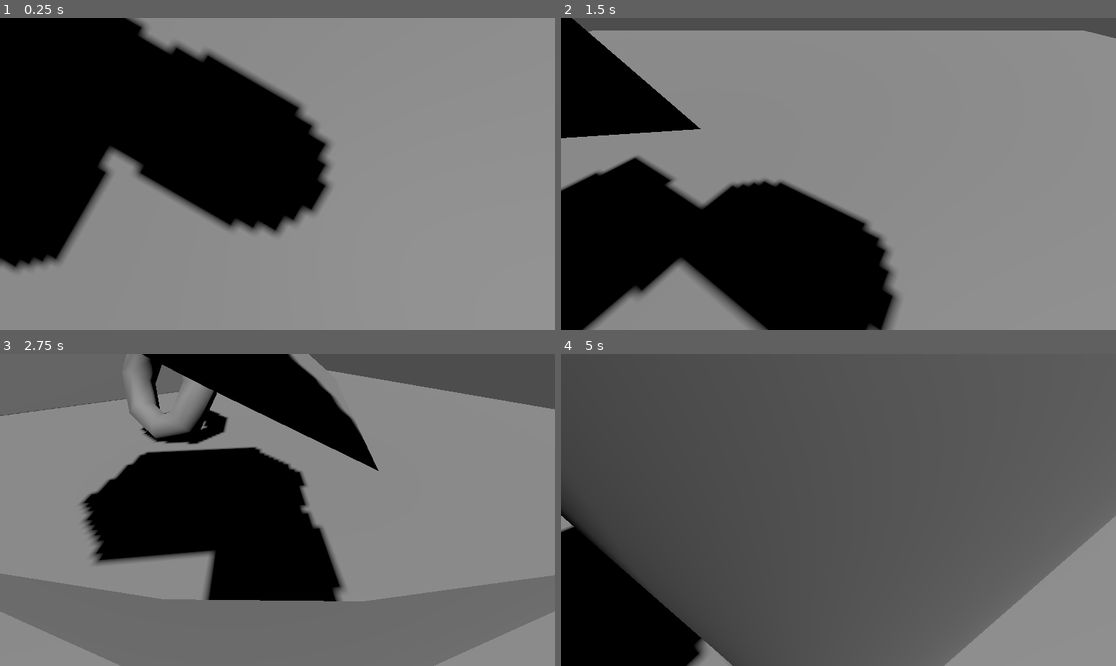
Above: before the commit, frames 1-4 (two rows, left to right).
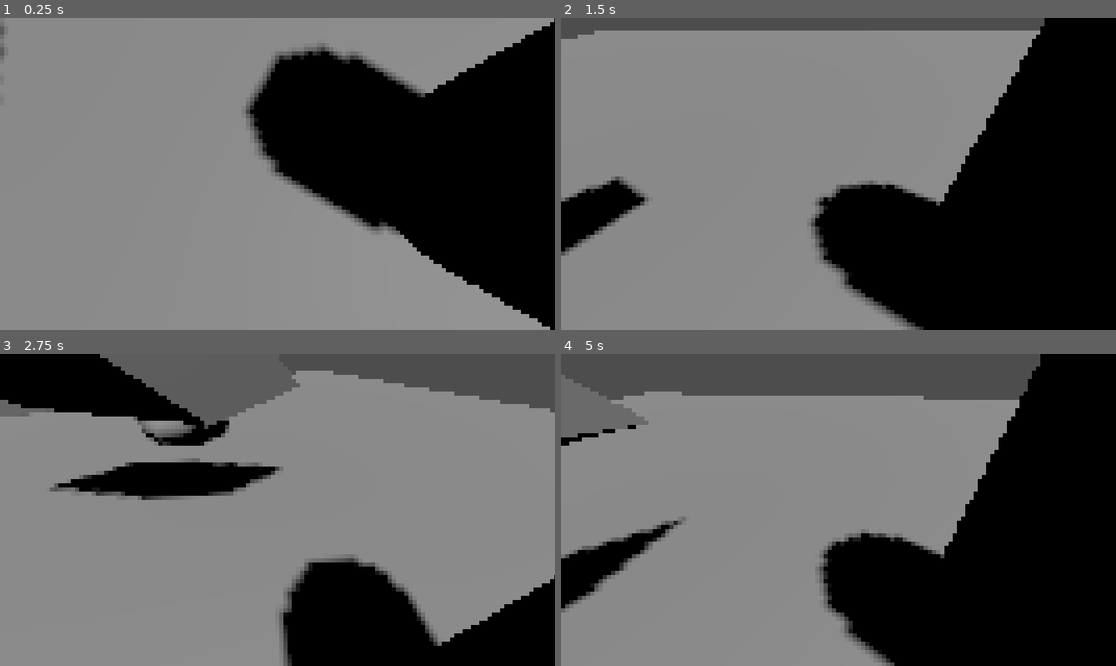
Above: after the commit, the same moments.

Repository: aturtl/noise-jam
Game: Godot game, scene res://world.tscn
Two runs of this game, one before a commit and one after it. Both use one fixed random seed, a clock stepped at 60 frames per second and the inputs below.
Inputs:
- Up to frame 1 (0.25 s): no input
- Up to frame 2 (1.5 s): tap S (move_b) at 0.6 s; tap Space (jump) at 0.77 s; tap W (move_f) at 1.35 s
- Up to frame 3 (2.75 s): tap Space (jump) at 1.52 s; tap A (move_l) at 2.1 s
- Up to frame 4 (5 s): tap D (move_r) at 2.85 s; tap Space (jump) at 3.02, 3.77, 4.52 s; tap S (move_b) at 3.6 s; tap W (move_f) at 4.35 s

The runs differ from the first frame. In frame 1, 59% of the frame differs, in the area x 0-100%, y 0-100%; in frame 2, 56%; in frame 3, 49%; in frame 4, 87%.

Commit message:
scuffed x2 the sequel

Diff:
--- a/basis_test.gd
+++ b/basis_test.gd
@@ -16,6 +16,10 @@
 
 @export var disable_add: bool
 @export var add_factor: float = 0
+
+@export var d1:Basis = Basis.IDENTITY
+@export var d2:Basis = Basis.IDENTITY
+@export var d3:Basis = Basis.IDENTITY
 
 var add:float = 0
 
@@ -45,6 +49,10 @@
 	if disable_y_change: ry = Basis()
 	if disable_z_change: rz = Basis()
 
-	t2 = Basis(Vector3(2,1,0),Vector3(0,.5,1),Vector3(0,0,1))*rx*ry*rz*t.basis
+	#var d1 = Basis(Vector3(2,1,0),Vector3(0,.5,1),Vector3(0,0,1)).orthonormalized()
+	#var d2 = Basis(Vector3(1,2,0),Vector3(1,1,1),Vector3(1,0,1)).orthonormalized()
+	#var d3 = Basis(Vector3(1,1,0),Vector3(0,1,0),Vector3(0,0,1)).orthonormalized()
+
+	t2 = d1*d2*d3*rx*ry*rz*t.basis
 
 	transform.basis = t2
--- /dev/null
+++ b/glitch.gdshader
@@ -0,0 +1,29 @@
+shader_type spatial;
+render_mode unshaded, fog_disabled;
+
+uniform sampler2D screen_texture : hint_screen_texture;
+uniform float pixel_size : hint_range(0.0, 100.0, 2.0) = 4.0;
+uniform float offset : hint_range(0.0, 20.0, .00001) = 1.0;
+
+void vertex() {
+	// Called for every vertex the material is visible on.
+	POSITION = vec4(VERTEX.xy, 1.0, 1.0);
+}
+
+void fragment() {
+	// Called for every pixel the material is visible on.
+	vec2 texel_size = vec2(textureSize(screen_texture, 0));
+	vec2 pixel_count = texel_size / pixel_size;
+
+	vec2 pixel_uv = floor(SCREEN_UV * pixel_count) /  pixel_count;
+	float color_r = texture(screen_texture, pixel_uv).r;
+	float color_g = texture(screen_texture, (pixel_uv - offset)).g;
+	float color_b = texture(screen_texture, (pixel_uv + offset)).b;
+
+	ALBEDO = vec3(color_r,color_g,color_b);
+}
+
+void light() {
+	// Called for every pixel for every light affecting the material.
+	// Uncomment to replace the default light processing function with this one.
+}
--- a/world.tscn
+++ b/world.tscn
@@ -1,9 +1,21 @@
-[gd_scene load_steps=7 format=3 uid="uid://cxrvy73smkv3v"]
+[gd_scene load_steps=10 format=3 uid="uid://cxrvy73smkv3v"]
 
 [ext_resource type="Script" uid="uid://lq4oqqtavrxk" path="res://Player.gd" id="1_f3sb7"]
 [ext_resource type="Script" uid="uid://dr1h5vc5gxq3a" path="res://WatchPlayer.gd" id="1_fj7yv"]
 [ext_resource type="Script" uid="uid://c1ndawyirmaft" path="res://matrixRotationTest.gd" id="3_tlwt5"]
 [ext_resource type="Script" uid="uid://bmsngfwt4k7s4" path="res://basis_test.gd" id="4_aqk2v"]
+[ext_resource type="Shader" uid="uid://ba54ntt5qmq6q" path="res://glitch.gdshader" id="5_036b0"]
+
+[sub_resource type="ShaderMaterial" id="ShaderMaterial_dwbse"]
+render_priority = 12
+shader = ExtResource("5_036b0")
+shader_parameter/pixel_size = 6.0
+shader_parameter/offset = 0.0
+
+[sub_resource type="QuadMesh" id="QuadMesh_pkg7o"]
+material = SubResource("ShaderMaterial_dwbse")
+flip_faces = true
+size = Vector2(2, 2)
 
 [sub_resource type="CapsuleMesh" id="CapsuleMesh_fj7yv"]
 
@@ -34,11 +46,19 @@
 
 [node name="PlayerCamera" type="Camera3D" parent="Player"]
 transform = Transform3D(1, 0, 0, 0, 1, 0, 0, 0, 1, 0, 1.46741, 0)
+current = true
 
 [node name="WatchPlayer" type="Node" parent="Player/PlayerCamera" node_paths=PackedStringArray("body", "camera")]
 script = ExtResource("1_fj7yv")
 body = NodePath("../../PlayerBody")
 camera = NodePath("..")
+
+[node name="Pixellate" type="MeshInstance3D" parent="Player/PlayerCamera"]
+transform = Transform3D(1, 0, 0, 0, 1, 0, 0, 0, 1, 0, -1.46741, 0)
+cast_shadow = 0
+extra_cull_margin = 10195.7
+mesh = SubResource("QuadMesh_pkg7o")
+skeleton = NodePath("../../..")
 
 [node name="PlayerBody" type="CharacterBody3D" parent="Player" node_paths=PackedStringArray("camera")]
 transform = Transform3D(1, 0, 0, 0, 1, 0, 0, 0, 1, 0, 1, 0)
@@ -46,6 +66,7 @@
 camera = NodePath("../PlayerCamera")
 
 [node name="MeshInstance3D" type="MeshInstance3D" parent="Player/PlayerBody"]
+transform = Transform3D(1, 0, 0, 0, 1, 0, 0, 0, 1, 0, 0, -1.02005)
 mesh = SubResource("CapsuleMesh_fj7yv")
 
 [node name="CollisionShape3D" type="CollisionShape3D" parent="Player/PlayerBody"]
@@ -58,11 +79,9 @@
 transform = Transform3D(1, 0, 0, 0, 0.00935477, 0.999956, 0, -0.999956, 0.00935477, 0.000370264, 1.1555, 4.24684)
 
 [node name="BasisTest" type="CSGBox3D" parent="."]
-transform = Transform3D(1.00602, 1.72834, 0.0276453, 0.071292, 1.11504, 0.0399859, -0.825149, 0.463486, 1.05086, 0, 1.76179, 1.39537)
+transform = Transform3D(0.821555, -0.702834, 1.35317, -0.198848, -0.897539, 0.393553, 0.979162, -0.198848, 0.0412414, 0.164602, 1.55464, 1.98917)
 script = ExtResource("4_aqk2v")
 t = Transform3D(1, 0, 0, 0, 1, 0, 0, 0, 1, 4.92, 2.615, 5.055)
-rot_x = 1.005
-t2 = Basis(1.00602, 1.72834, 0.0276453, 0.071292, 1.11504, 0.0399859, -0.825149, 0.463486, 1.05086)
+t2 = Basis(0.821555, -0.702834, 1.35317, -0.198848, -0.897539, 0.393553, 0.979162, -0.198848, 0.0412414)
 add_factor = 0.01
-
-[node name="Camera3D" type="Camera3D" parent="BasisTest"]
+d1 = Basis(1, 1, 1, 0, 1, 0, 0, 0, 1)
Not shown, added: glitch.gdshader.uid
